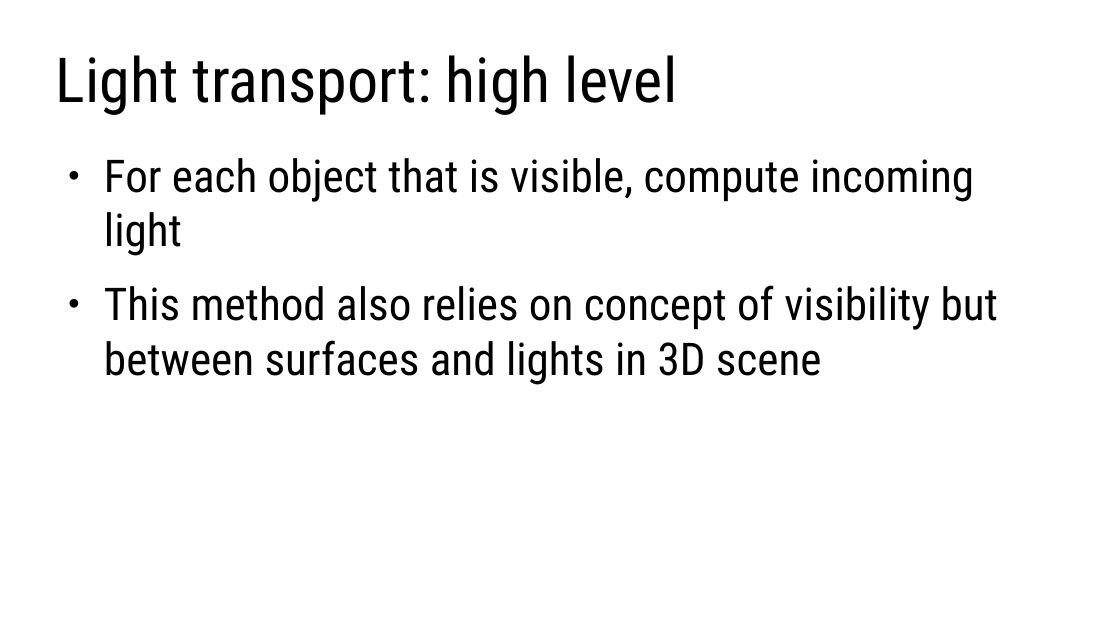
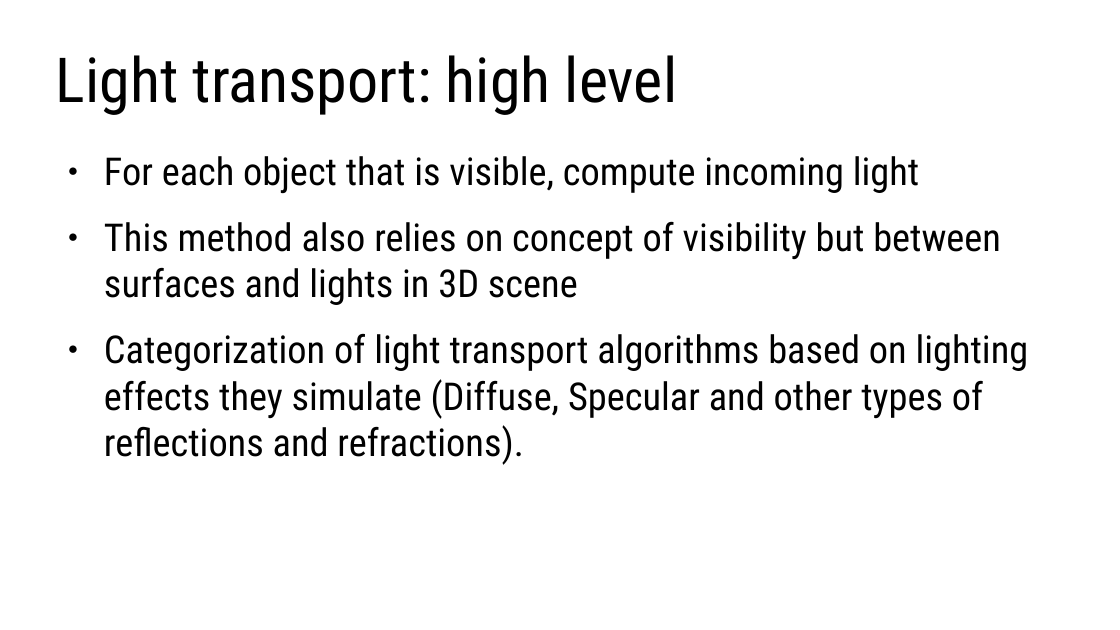
Before and after one commit to lorentzo/IntroductionToComputerGraphics, a slide deck: slide 8 of lectures/foundations_rendering/foundations_rendering.odp (slide 7 before the commit). Drawn at 1120x630 pixels with LibreOffice and Linux fonts; fonts in the diff are those of the drawing. Boxes give left, top, right and bottom in pixels: in the first picture for what was removed or moved away, otherwise in the second. Text is boxed around its words. In the diff, an @@ line names an element or a change of style, - is before the commit and + after.

Commit message:
3d scene and rendering foundations

```diff
--- a/lectures/foundations_rendering/foundations_rendering.odp
+++ b/lectures/foundations_rendering/foundations_rendering.odp
@@ text at box(104, 156, 1001, 305): size 32 to 27.2 pt in "For each object that is visible, compute ...", "This method also relies on concept of ..." @@
@@ text at box(104, 334, 1029, 465): paragraph added @@
+● Categorization of light transport algorithms based on lighting effects they simulate (Diffuse, Specular and other types of reflections and refractions).
```
Also in this commit, not shown: 2 other slides changed, 1 slide added, 4 other files.
